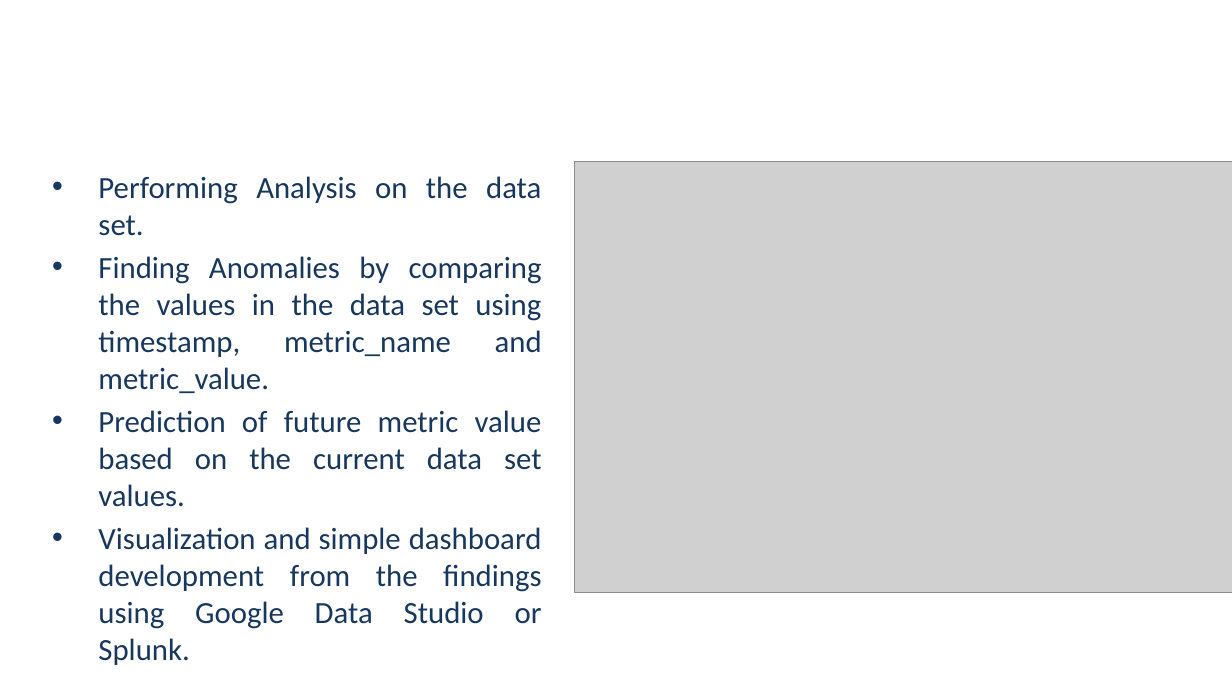
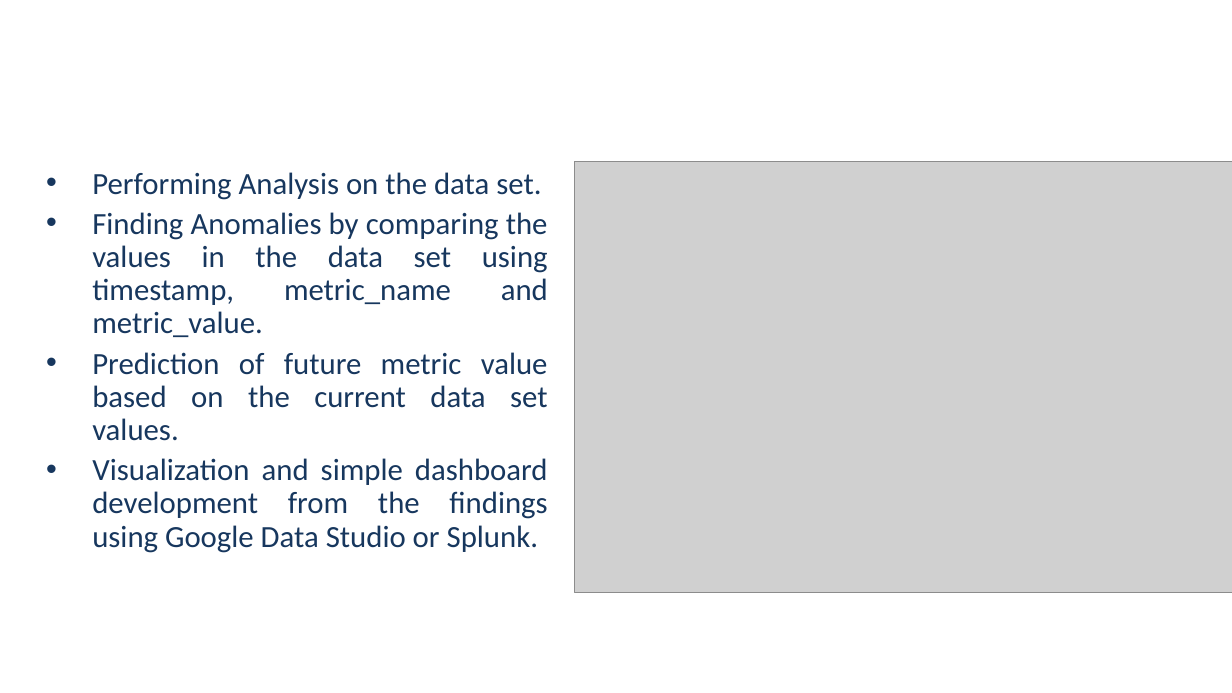
Before and after one commit to UNCG-CSE/G_Suite_Metrics, a slide deck: slide 4 of doc/G-suite review ppt.pptx. Drawn at 1232x693 pixels with LibreOffice and Linux fonts; fonts in the diff are those of the drawing; grey boxes stand for pictures; background and template pictures are left out. Boxes give left, top, right and bottom in pixels: in the first picture for what was removed or moved away, otherwise in the second. Text is boxed around its words. In the diff, an @@ line names an element or a change of style, - is before the commit and + after.

```diff
--- a/doc/G-suite review ppt.pptx
+++ b/doc/G-suite review ppt.pptx
@@ title "GOALS OF THE PROJECT" at [239,353,290,408]: size 32.4 to 32 pt @@
@@ text "Performing Analysis on the data ..." at [92,172,548,553]: line spacing 1 to 0.9 @@
```
Also in this commit, not shown: 6 other slides changed.
